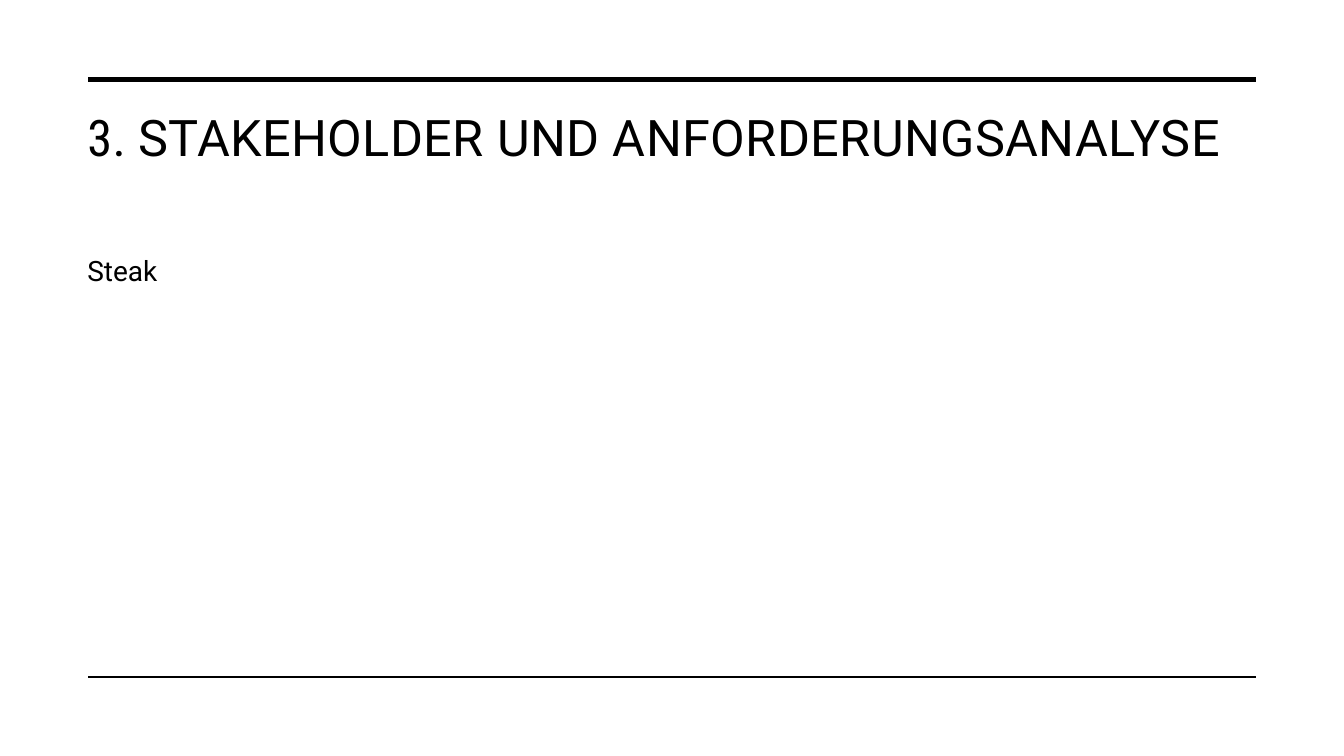
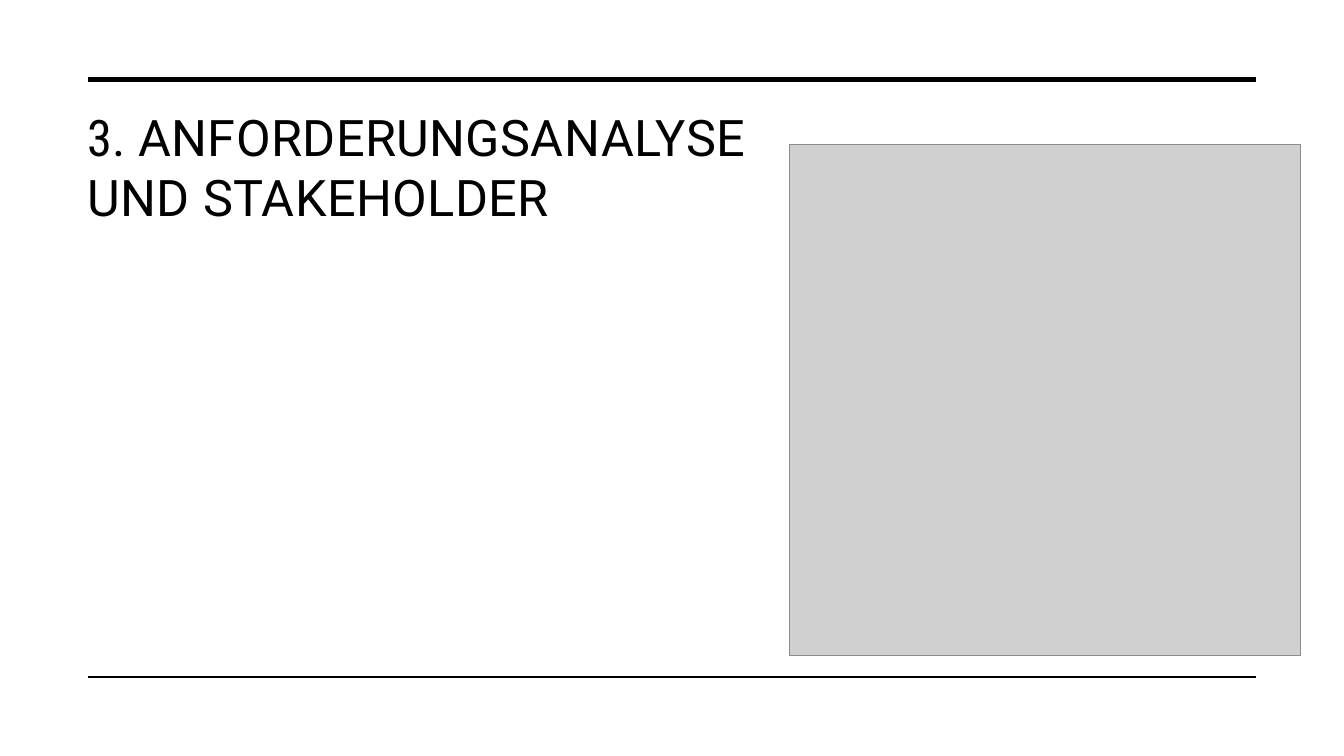
Before and after one commit to malu254/Eifrige-Otter-PM, a slide deck: slide 7 of Abgabe/Dokumentation/Präsentation.pptx. Drawn at 1344x756 pixels with LibreOffice and Linux fonts; fonts in the diff are those of the drawing; grey boxes stand for pictures. Boxes give left, top, right and bottom in pixels: in the first picture for what was removed or moved away, otherwise in the second. Text is boxed around its words. In the diff, an @@ line names an element or a change of style, - is before the commit and + after.

Commit message:
Changed Presentation

```diff
--- a/Abgabe/Dokumentation/Präsentation.pptx
+++ b/Abgabe/Dokumentation/Präsentation.pptx
@@ title at (87, 119, 745, 217): text changed @@
-3. STAKEHOLDER UND ANFORDERUNGSANALYSE
+3. ANFORDERUNGSANALYSE
+UND STAKEHOLDER
@@ picture added at (790, 144, 1302, 655) @@
@@ text removed at (87, 260, 157, 282) @@
-Steak
```
Also in this commit, not shown: 2 other slides changed, 2 other files.
